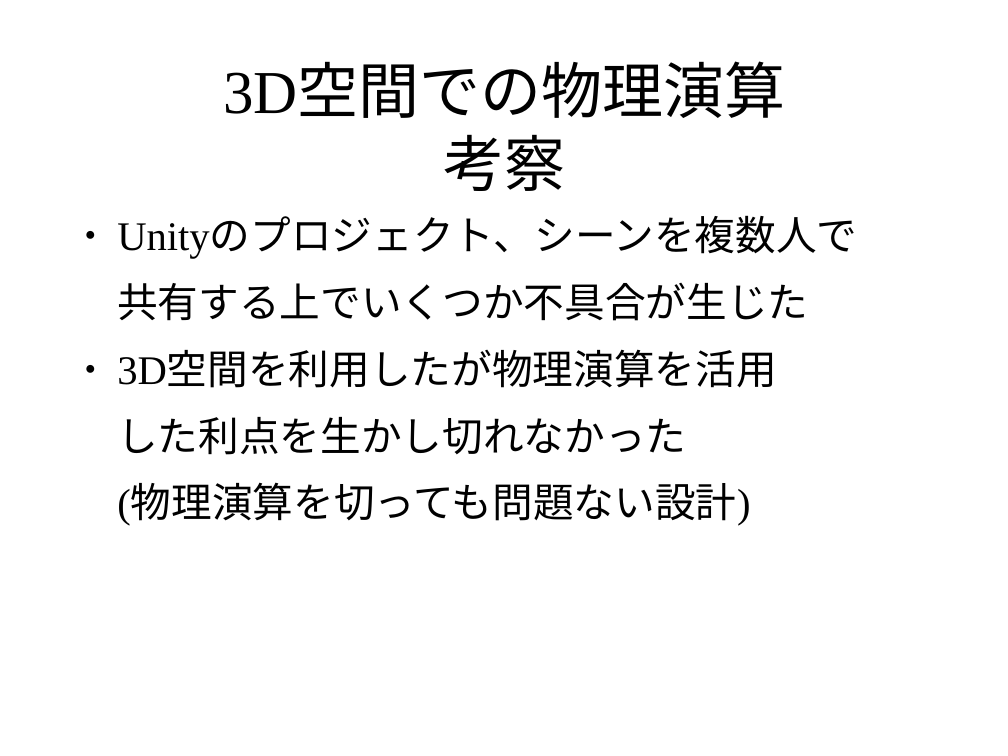
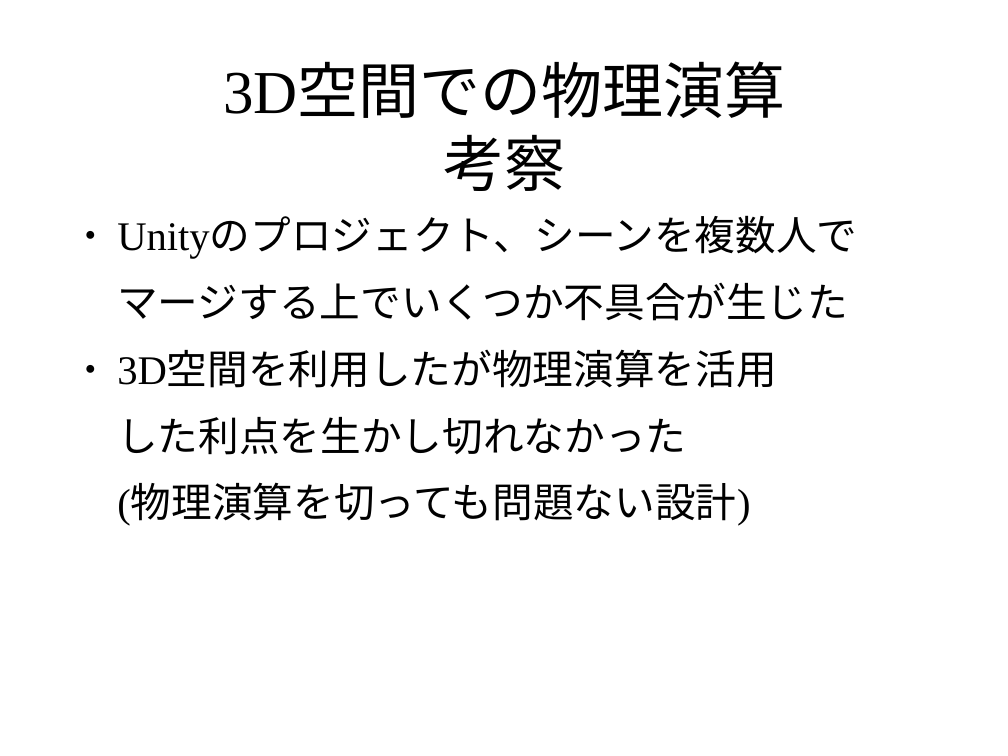
Before and after one commit to pamyupamyu/rep8, a slide deck: slide 20 of グループ1 発表スライド.odp (slide 21 before the commit). Drawn at 1008x756 pixels with LibreOffice and Linux fonts; fonts in the diff are those of the drawing; background and template pictures are left out. Boxes give left, top, right and bottom in pixels: in the first picture for what was removed or moved away, otherwise in the second. Text is boxed around its words. In the diff, an @@ line names an element or a change of style, - is before the commit and + after.

```diff
--- a/グループ1 発表スライド.odp
+++ b/グループ1 発表スライド.odp
@@ text at box(117, 283, 848, 321): text changed @@
-共有する上でいくつか不具合が生じた
+マージする上でいくつか不具合が生じた
```
Also in this commit, not shown: 1 other slide changed, 1 slide added, 1 slide removed.
